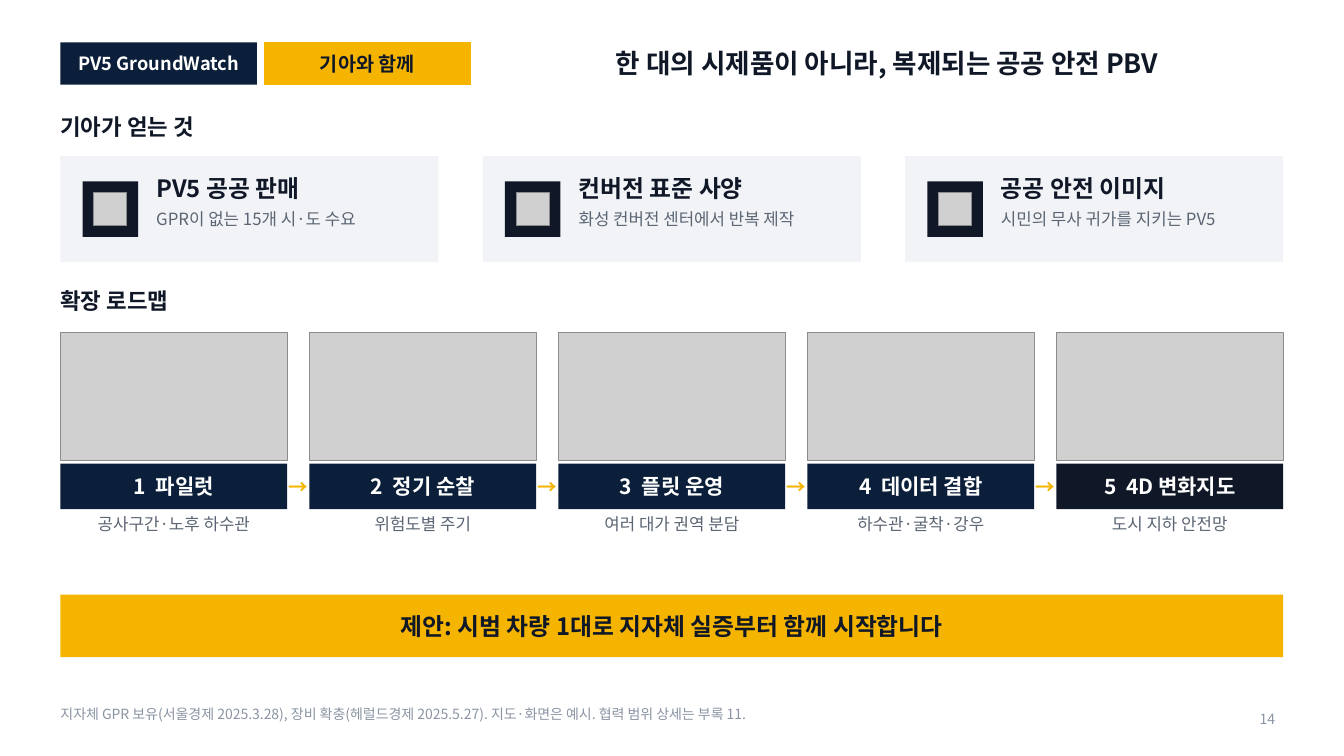
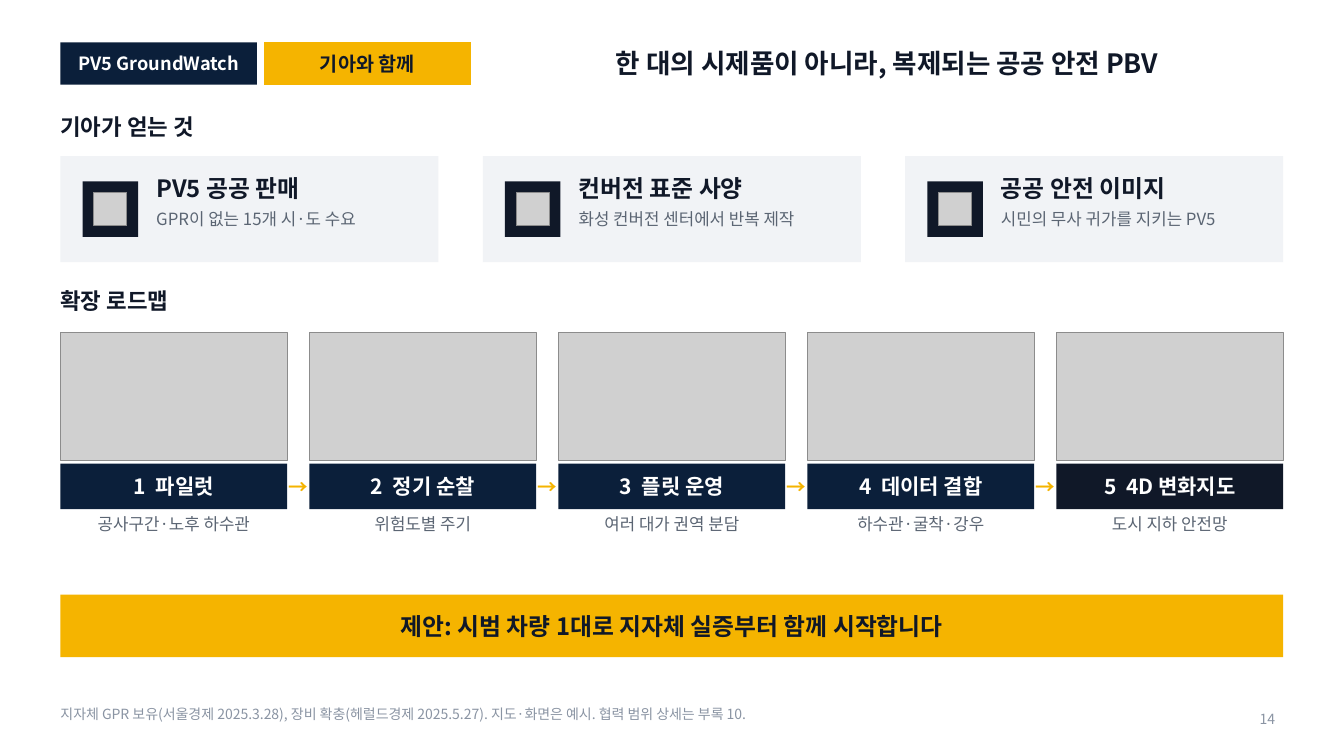
Before and after one commit to woojin-choe/pv5-hose-lab, a slide deck: slide 14 of ppt_all/PV5_GroundWatch_10_18.pptx. Drawn at 1344x756 pixels with LibreOffice and Linux fonts; fonts in the diff are those of the drawing; grey boxes stand for pictures. Boxes give left, top, right and bottom in pixels: in the first picture for what was removed or moved away, otherwise in the second. Text is boxed around its words. In the diff, an @@ line names an element or a change of style, - is before the commit and + after.

```diff
--- a/ppt_all/PV5_GroundWatch_10_18.pptx
+++ b/ppt_all/PV5_GroundWatch_10_18.pptx
@@ text at (60, 707, 746, 722): text changed @@
-지자체 GPR 보유(서울경제 2025.3.28), 장비 확충(헤럴드경제 2025.5.27). 지도·화면은 예시. 협력 범위 상세는 부록 11.
+지자체 GPR 보유(서울경제 2025.3.28), 장비 확충(헤럴드경제 2025.5.27). 지도·화면은 예시. 협력 범위 상세는 부록 10.
```
Also in this commit, not shown: 18 other slides changed, 1 slide removed, 27 other files.
